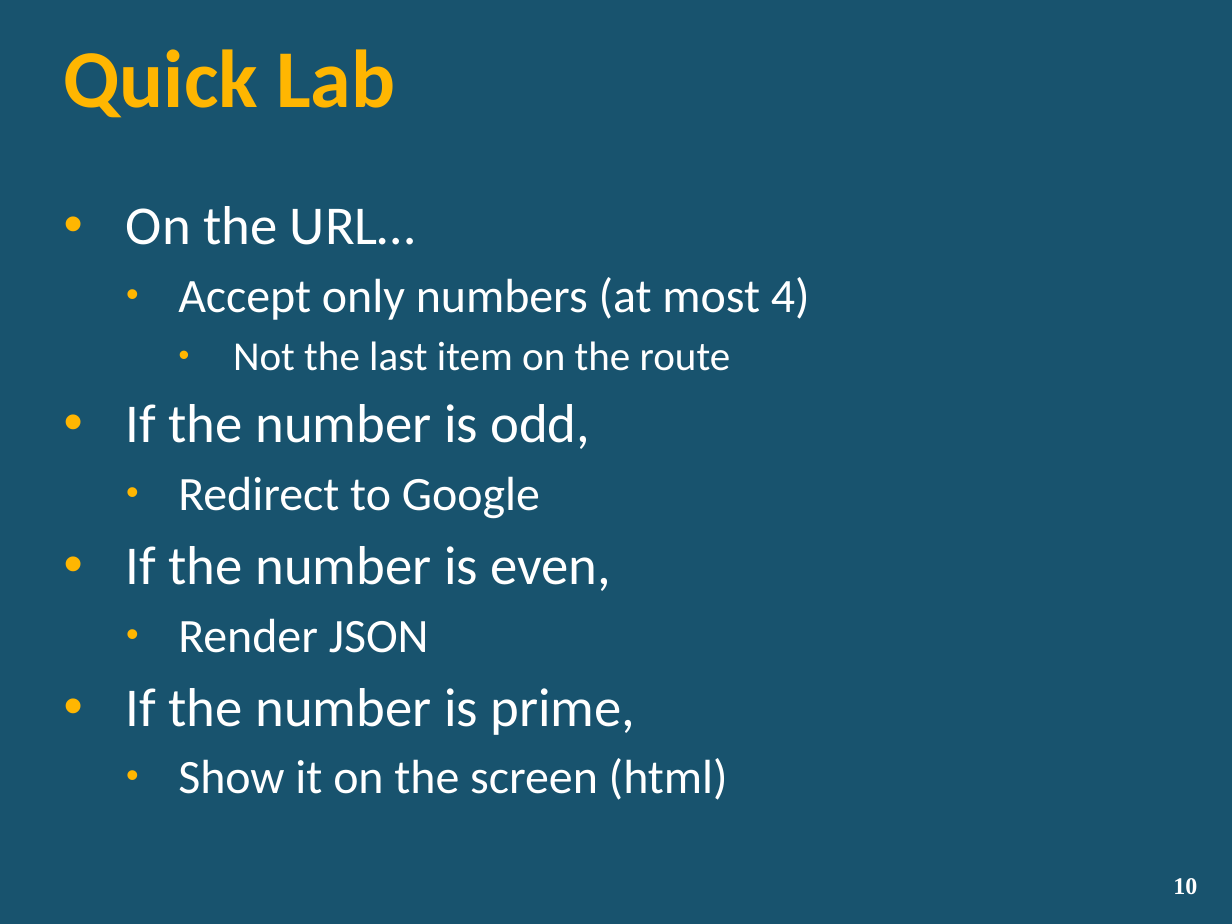
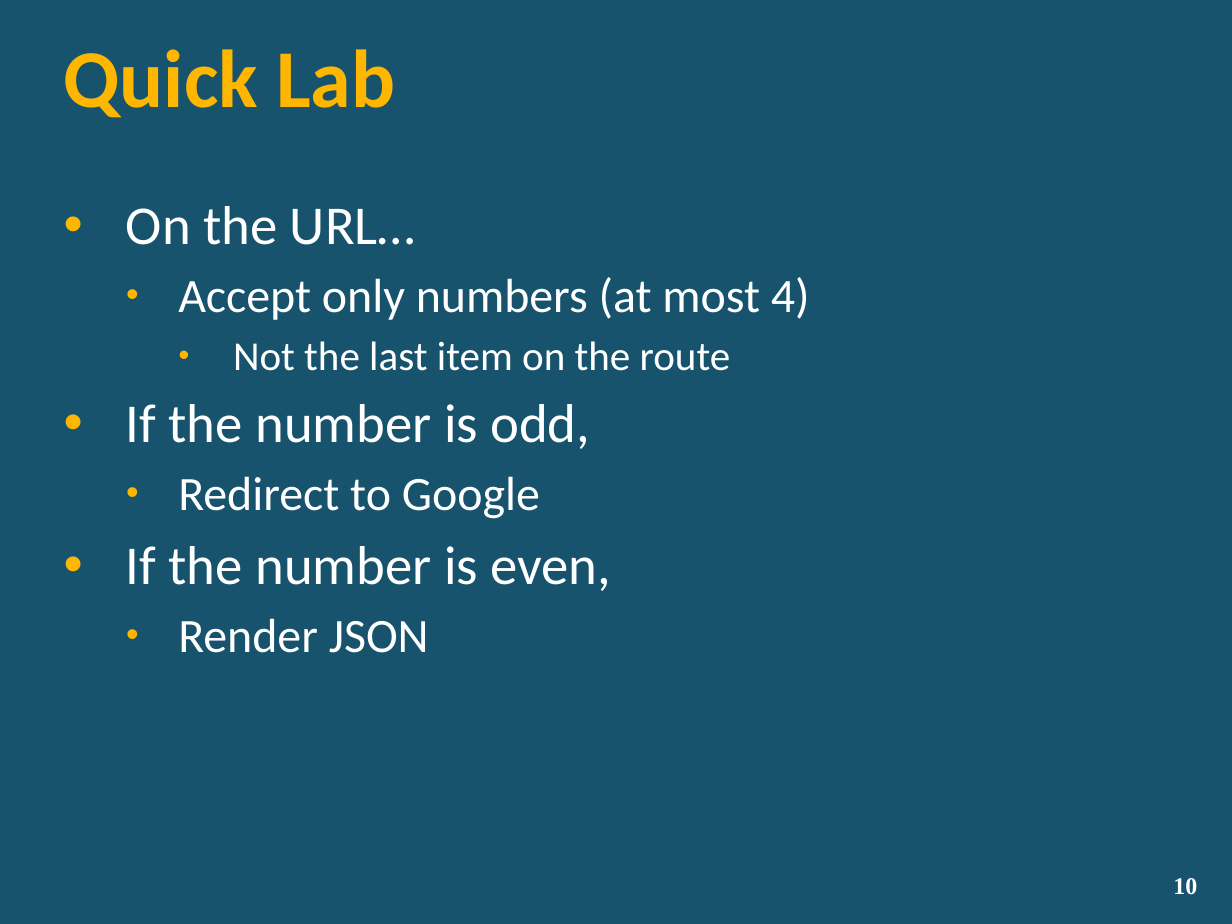
Before and after one commit to lozanotek/MVCBootcamp, a slide deck: slide 10 of slides/part1_actions.pptx. Drawn at 1232x924 pixels with LibreOffice and Linux fonts; fonts in the diff are those of the drawing; background and template pictures are left out. Boxes give left, top, right and bottom in pixels: in the first picture for what was removed or moved away, otherwise in the second. Text is boxed around its words. In the diff, an @@ line names an element or a change of style, - is before the commit and + after.

Commit message:
Committed the QuickLab working sample

```diff
--- a/slides/part1_actions.pptx
+++ b/slides/part1_actions.pptx
@@ text at [126, 688, 728, 800]: paragraphs removed @@
-• If the number is prime,
-  • Show it on the screen (html)
```
Also in this commit, not shown: 27 other files.
